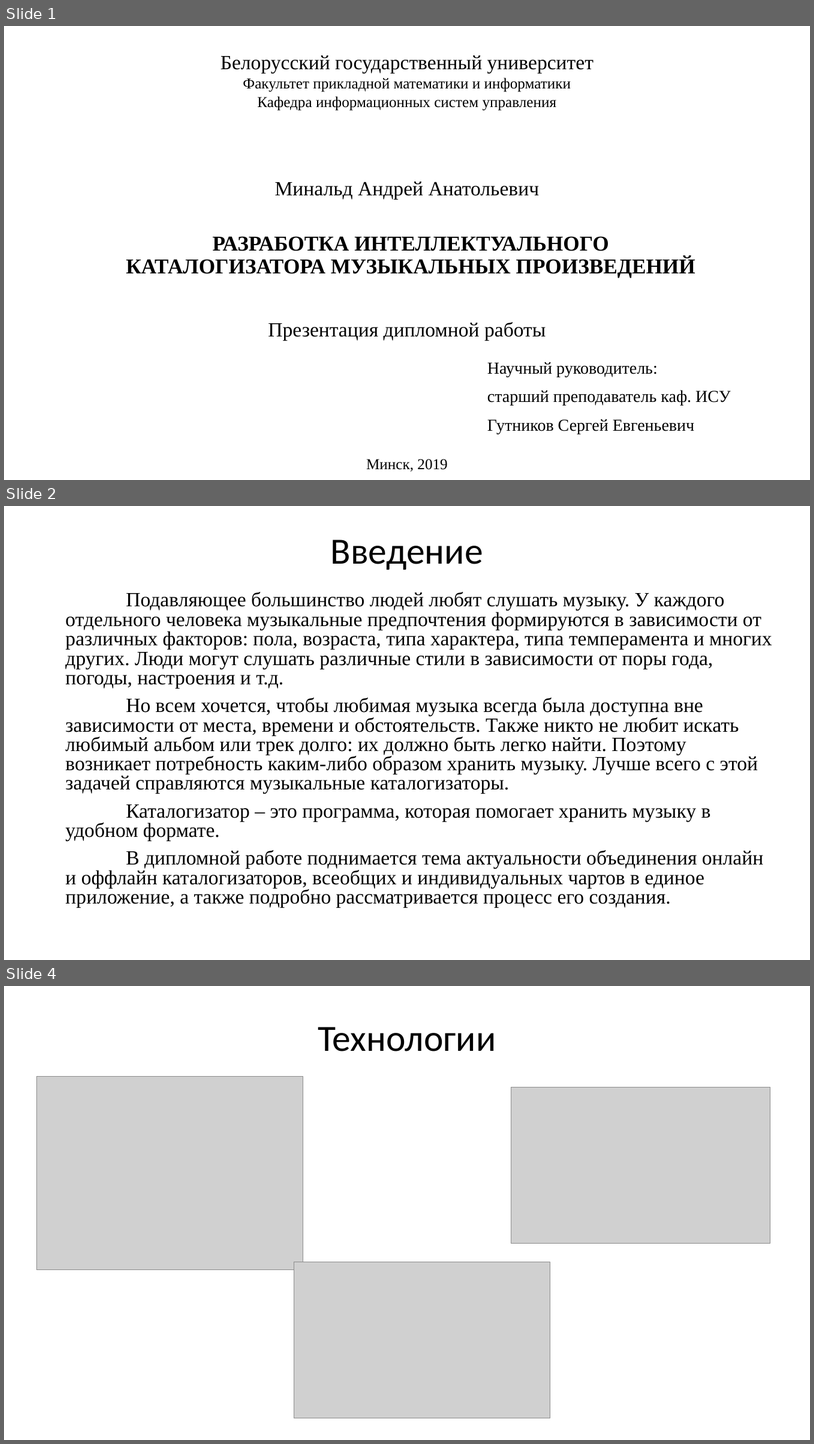
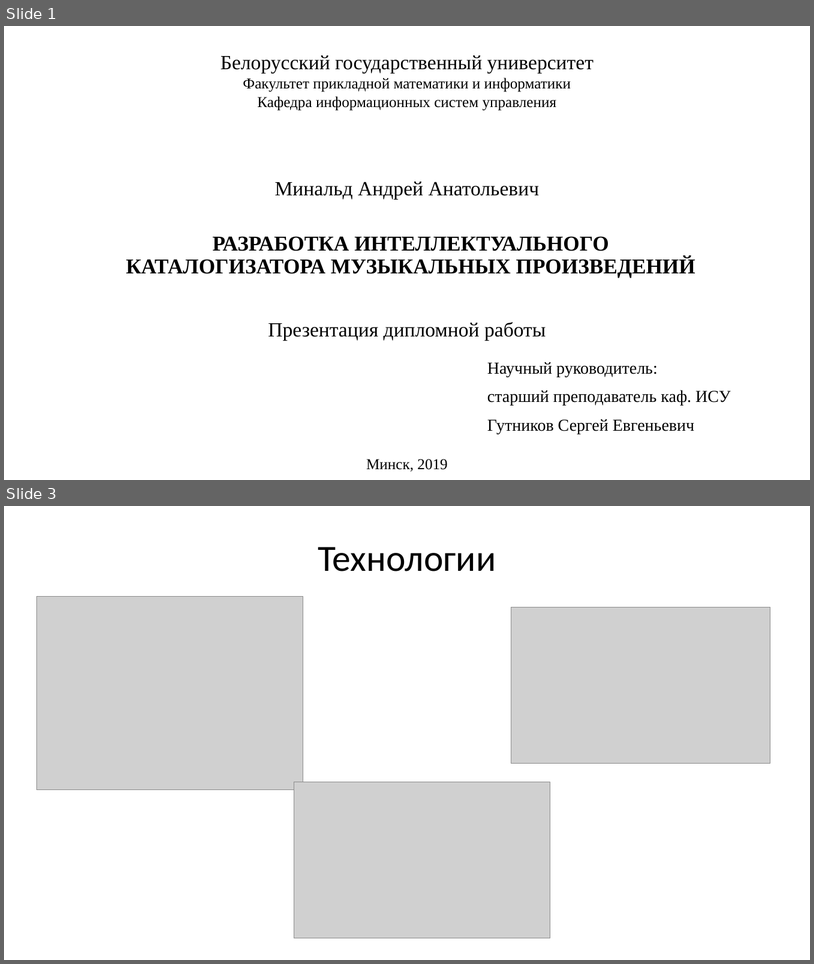
Before and after one commit to minald/Cataloguer, a slide deck: Presentation Minald.pptx. Shown one above the other, each under a label of ours: slides 1, 2 and 4 before the commit, slides 1 and 3 after it; the slides between them are not shown. The pictures are 814x1444 and 814x964 pixels, drawn with LibreOffice and Linux fonts; fonts in the diff are those of the drawing; grey boxes stand for pictures. Boxes give left, top, right and bottom in pixels: in the first picture for what was removed or moved away, otherwise in the second. Text is boxed around its words. In the diff, an @@ line names an element or a change of style, - is before the commit and + after.

```diff
--- a/Presentation Minald.pptx
+++ b/Presentation Minald.pptx
@@ slide 2 removed at (x1=4, y1=506, x2=810, y2=960), background #FFFFFF @@
@@ title removed at (x1=331, y1=540, x2=483, y2=570) @@
-Введение
@@ text removed at (x1=65, y1=592, x2=773, y2=907) @@
-Подавляющее большинство людей любят слушать музыку. У каждого отдельного человека музыкальные предпочтения формируются в зависимости от различных факторов: пола, возраста, типа характера, типа темперамента и многих других. Люди могут слушать различные стили в зависимости от поры года, погоды, настроения и т.д.
-Но всем хочется, чтобы любимая музыка всегда была доступна вне зависимости от места, времени и обстоятельств. Также никто не любит искать любимый альбом или трек долго: их должно быть легко найти. Поэтому возникает потребность каким-либо образом хранить музыку. Лучше всего с этой задачей справляются музыкальные каталогизаторы.
-Каталогизатор – это программа, которая помогает хранить музыку в удобном формате.
-В дипломной работе поднимается тема актуальности объединения онлайн и оффлайн каталогизаторов, всеобщих и индивидуальных чартов в единое приложение, а также подробно рассматривается процесс его создания.
@@ what was slide 4 is now slide 3 @@
```
Also in this commit, not shown: 4 slides changed, 5 slides added, 1 other slide removed.
